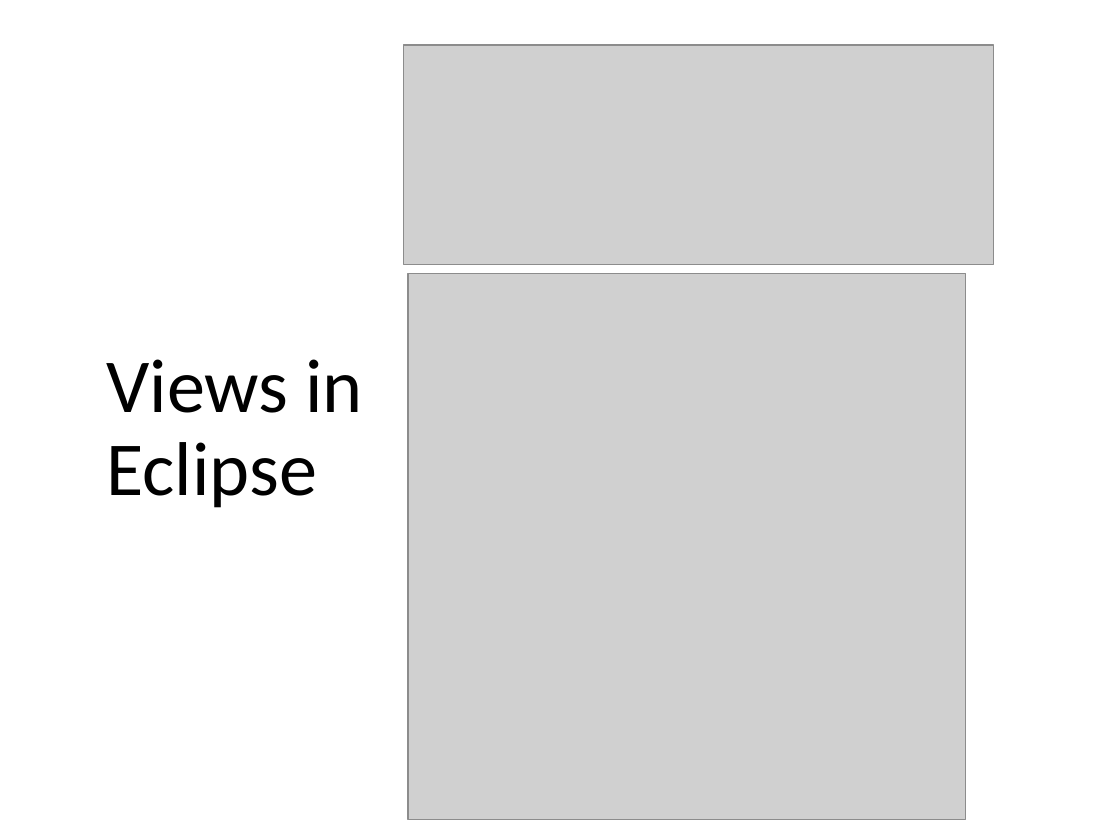
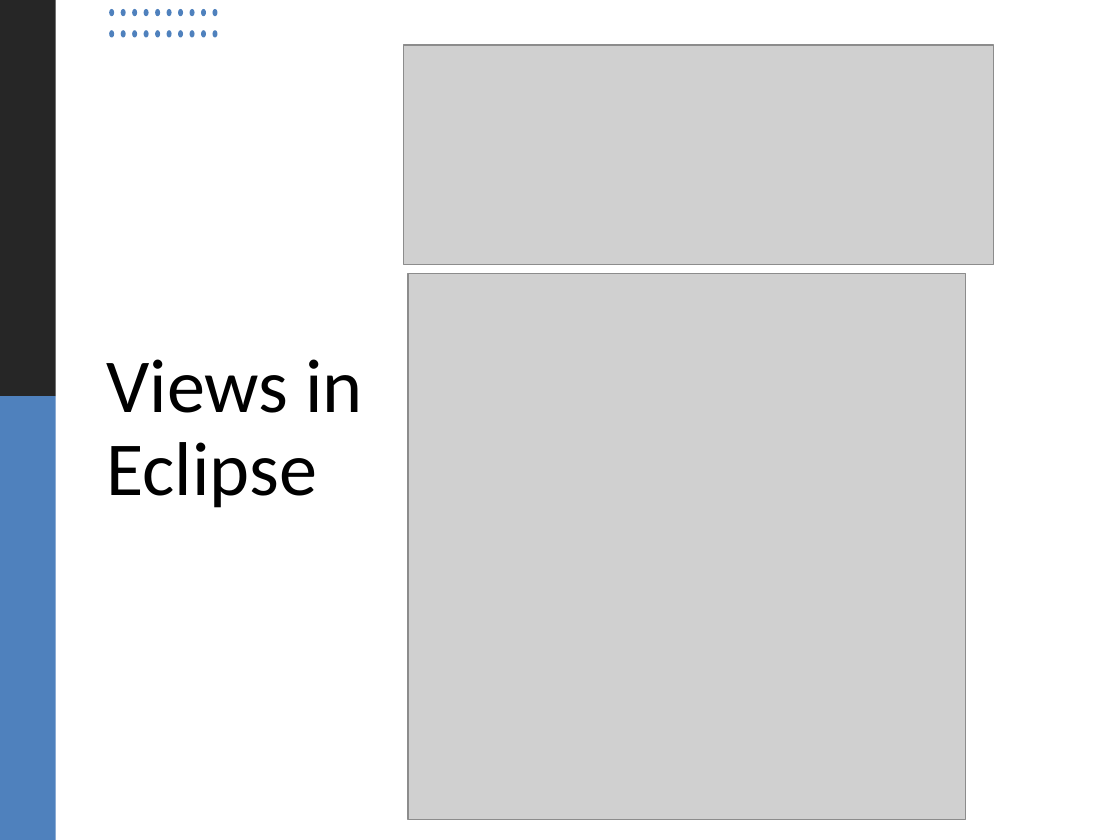
Before and after one commit to RHIT-CSSE/csse220, a slide deck: slide 7 of ClassMaterialsChunked/Inheritance/Slides/Inheritance.pptx. Drawn at 1120x840 pixels with LibreOffice and Linux fonts; fonts in the diff are those of the drawing; grey boxes stand for pictures. Boxes give left, top, right and bottom in pixels: in the first picture for what was removed or moved away, otherwise in the second. Text is boxed around its words. In the diff, an @@ line names an element or a change of style, - is before the commit and + after.

```diff
--- a/ClassMaterialsChunked/Inheritance/Slides/Inheritance.pptx
+++ b/ClassMaterialsChunked/Inheritance/Slides/Inheritance.pptx
@@ rectangle added at bbox=[0, 0, 56, 396], fill #262626 @@
@@ group added at bbox=[109, 9, 217, 37]: 20 ellipses @@
@@ rectangle added at bbox=[0, 396, 56, 840], fill #4F81BD @@
```
Also in this commit, not shown: 7 other slides changed, 1 slide added.
